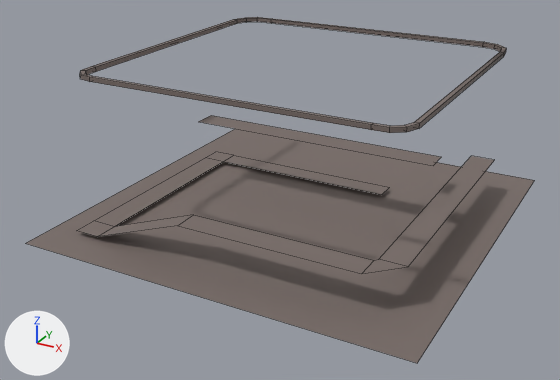
The FBX model Assets/3D/highway.fbx, before and after one commit.
Rendered twice from a 50 mm camera at (1.71, -3.35, 1.76) aimed at (-0.05, -0.15, 0.16). Arrows for +X, +Y and +Z are at lower left; the lights stay in place. Mesh edges are drawn as thin lines.

Objects in the first picture: 'highway'.
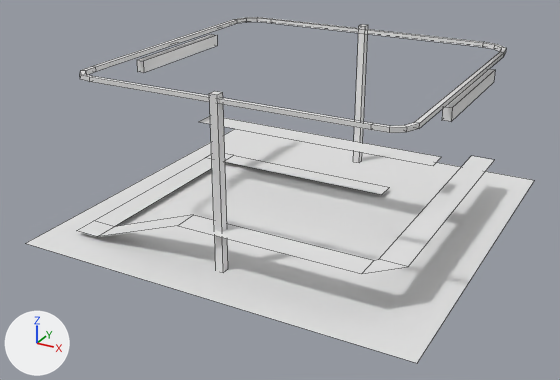
Patch to the scene script:
```diff
--- a/Assets/3D/highway.fbx.py
+++ b/Assets/3D/highway.fbx.py
@@ mat_tilematerial @@
+mat_tilematerial = principled_material('TileMaterial')
+mat_tilematerial.base_color = (0.8, 0.8, 0.8)  # white #e7e7e7
+mat_tilematerial.roughness = 0.553
@@ me_plane_004 @@
 # used by ob_highway; location = (0.0, 0.0, 0.0)
 # verts and faces of me_plane_004; kept vertices keep their numbers, new ones are numbered from 90
 # before: 8 (-0.67, 0.03, 0.37) at pixel (198, 121), 9 (0.69, 0.03, 0.37) at pixel (433, 165), 10 (-0.67, 0.16, 0.37) at pixel (211, 115), 11 (0.69, 0.16, 0.37) at pixel (441, 156)
-me_plane_004.from_pydata(...)  # 90 vertices, 75 faces; spans x -1.0..1.0, y -1.0..1.0, z 0.0..0.81
+me_plane_004.from_pydata(...)  # 122 vertices, 99 faces; spans x -1.0..1.0, y -1.0..1.0, z -0.01..0.83
+# me_plane_004 part 1: a new loose piece, a box spanning x 0.794..0.836, y -0.264..0.428, z 0.705..0.766, in mat_tilematerial (white #e7e7e7)
+# me_plane_004 part 2: a new loose piece, a box spanning x -0.83..-0.788, y -0.264..0.428, z 0.705..0.766, in mat_tilematerial (white #e7e7e7)
+# me_plane_004 part 3: a new loose piece, a box spanning x -0.047..-0.006, y 0.776..0.816, z -0.006..0.833, in mat_tilematerial (white #e7e7e7)
+# me_plane_004 part 4: a new loose piece, a box spanning x -0.047..-0.006, y -0.767..-0.727, z -0.006..0.833, in mat_tilematerial (white #e7e7e7)
+# me_plane_004 part 5
+delete_faces([(8, 9, 11, 10)])
+faces += [(8, 10, 11, 9)]
+# me_plane_004 part 6: 75 faces spanning x -1.0..1.0, y -1.0..1.0, z 0.0..0.81 switch from mat_generictilematerial (grey #786c68) to mat_tilematerial (white #e7e7e7)
```

Pixel boxes [x1, y1, x2, y2] of what changed, in the pictures (560 x 380 px; the box of a moved part takes in the faces that stretch with it):
part 1 of me_plane_004, added
    after: [442, 69, 495, 121]
part 2 of me_plane_004, added
    after: [137, 34, 217, 73]
part 3 of me_plane_004, added
    after: [353, 24, 368, 162]
part 4 of me_plane_004, added
    after: [209, 91, 228, 271]
part 5 of me_plane_004, moved or reshaped
    before: [199, 115, 441, 165]
    after: [199, 116, 441, 165]
part 6 of me_plane_004, recoloured (grey to white)
    both: [26, 17, 534, 363]
